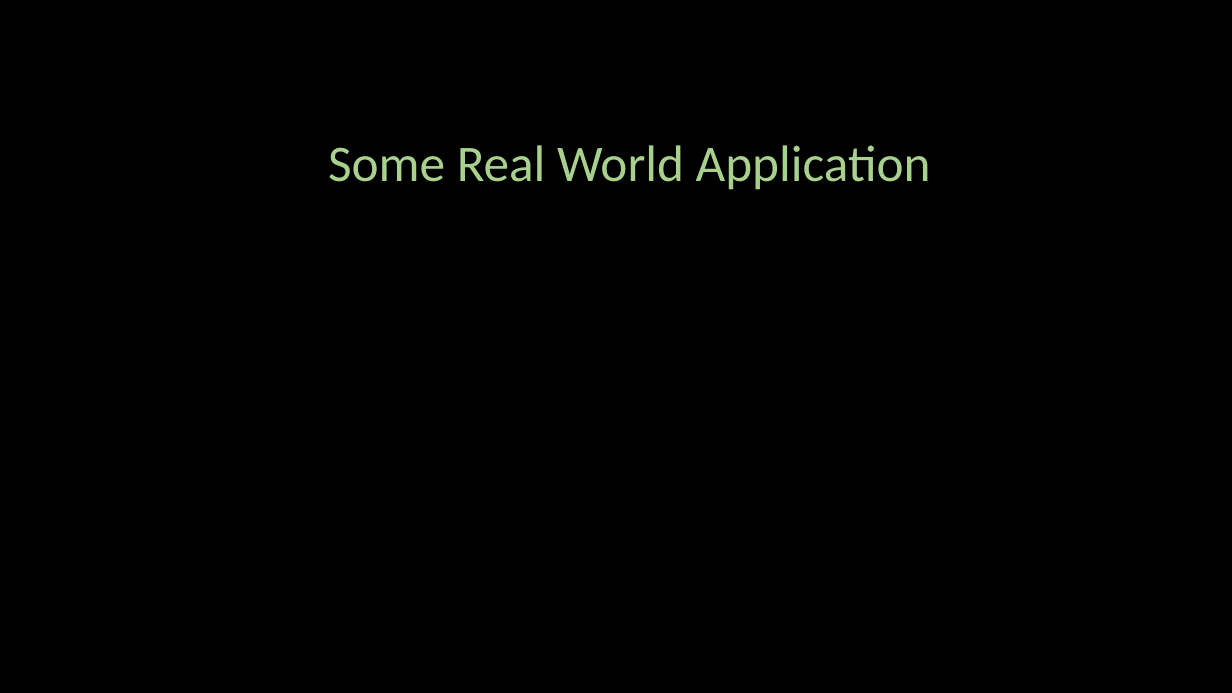
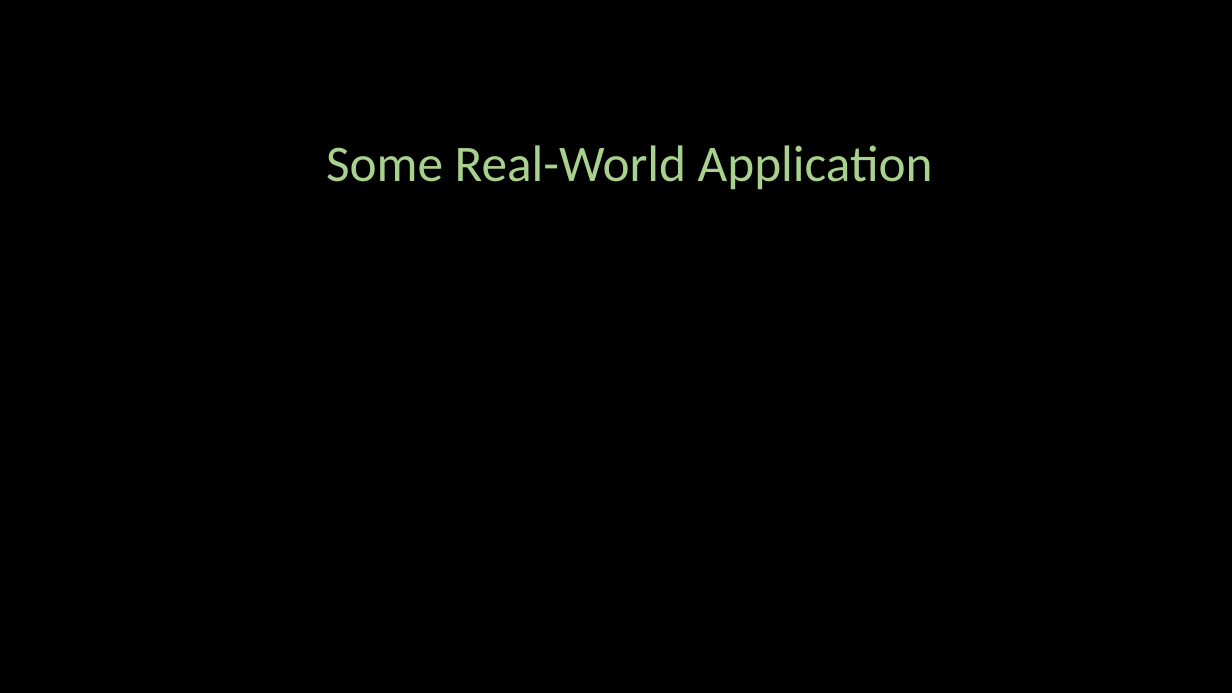
Before and after one commit to ash322ash422/youtube, a slide deck: slide 1 of prompt_engineering/pe-0-application.pptx. Drawn at 1232x693 pixels with LibreOffice and Linux fonts; fonts in the diff are those of the drawing; background and template pictures are left out. Boxes give left, top, right and bottom in pixels: in the first picture for what was removed or moved away, otherwise in the second. Text is boxed around its words. In the diff, an @@ line names an element or a change of style, - is before the commit and + after.

```diff
--- a/prompt_engineering/pe-0-application.pptx
+++ b/prompt_engineering/pe-0-application.pptx
@@ text at (326, 145, 933, 190): text changed @@
-Some Real World Application
+Some Real-World Application
```
Also in this commit, not shown: 2 slides added, 11 other files.
